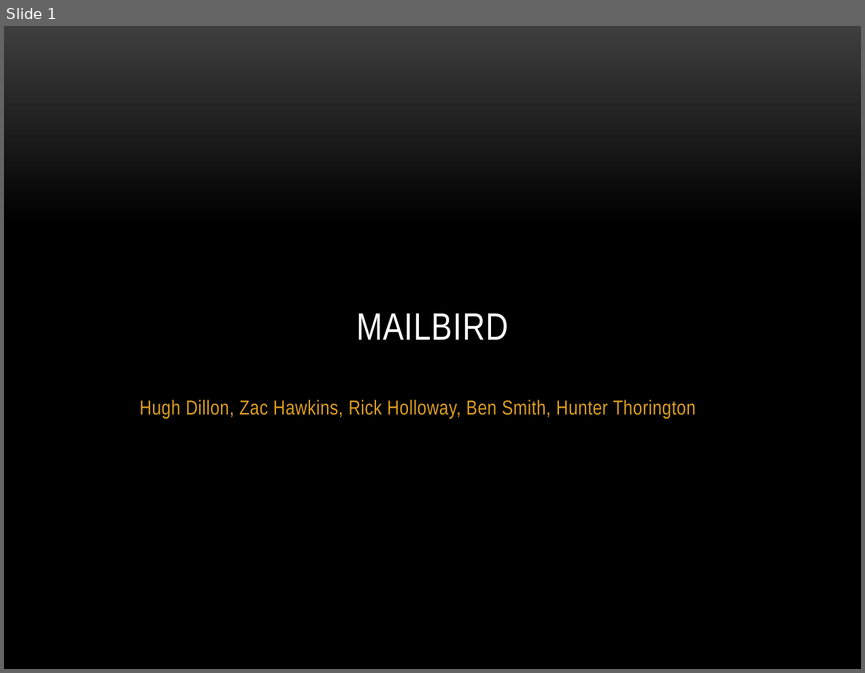
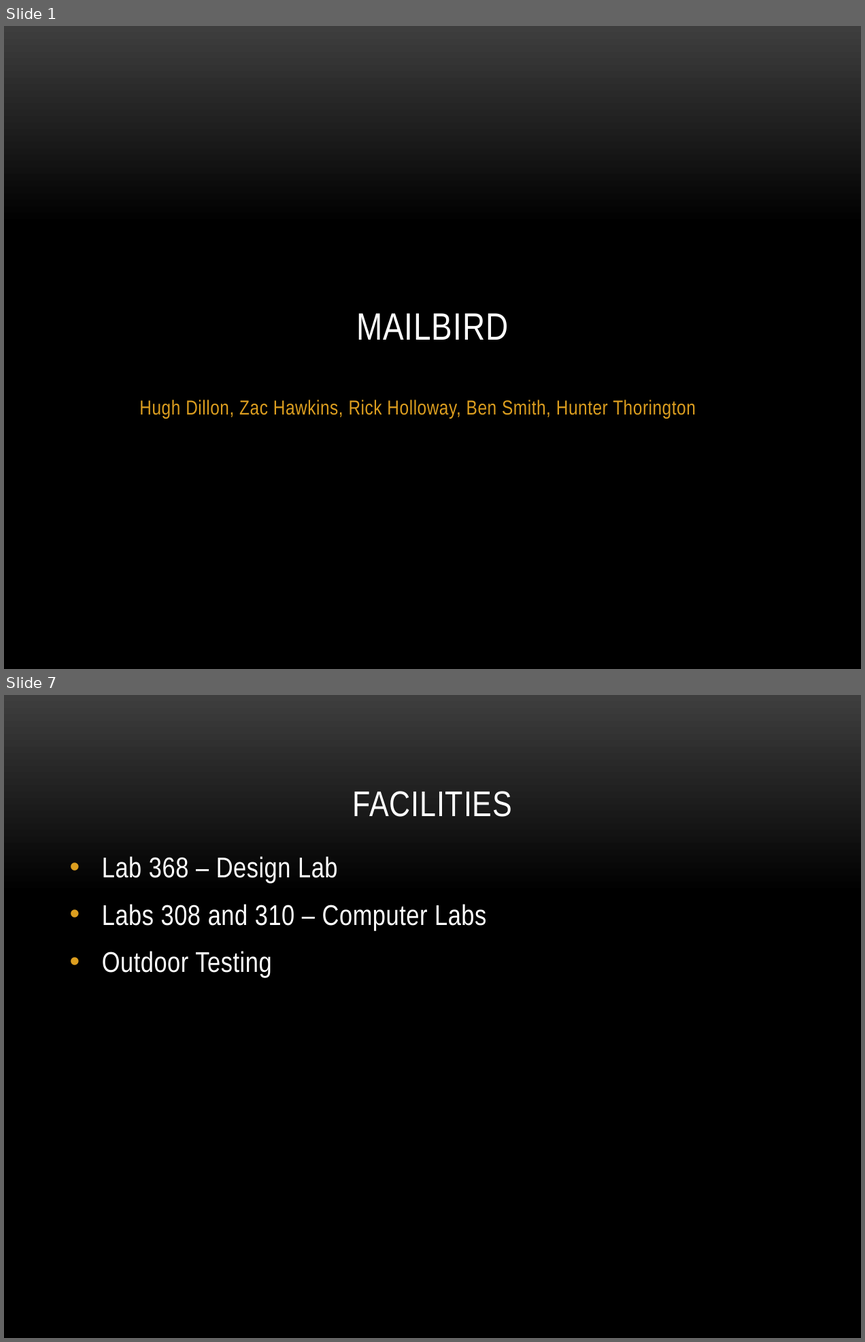
Before and after one commit to MailBirdAU/MailBird, a slide deck: docs/Proposal/Proposal Presentation.pptx. Shown one above the other, each under a label of ours: slide 1 before the commit, slides 1 and 7 after it; the slides between them are not shown. The pictures are 865x673 and 865x1342 pixels, drawn with LibreOffice and Linux fonts; fonts in the diff are those of the drawing; background and template pictures are left out. Boxes give left, top, right and bottom in pixels: in the first picture for what was removed or moved away, otherwise in the second. Text is boxed around its words. In the diff, an @@ line names an element or a change of style, - is before the commit and + after.

```diff
--- a/docs/Proposal/Proposal Presentation.pptx
+++ b/docs/Proposal/Proposal Presentation.pptx
@@ slide 7 added at box(4, 695, 861, 1338), background picture (left out) @@
@@ title added at box(352, 791, 512, 817), 30 pt, text #FFFFFF @@
+FACILITIES
@@ text added at box(102, 856, 486, 978), 24 pt, text #FFFFFF @@
+• Lab 368 – Design Lab
+• Labs 308 and 310 – Computer Labs
+• Outdoor Testing
```
Also in this commit, not shown: 7 other slides added, 5 slides removed.
